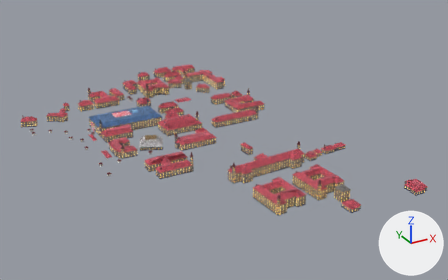
The glTF model assets/models/campus-fantasy.glb: old version first, new version second.
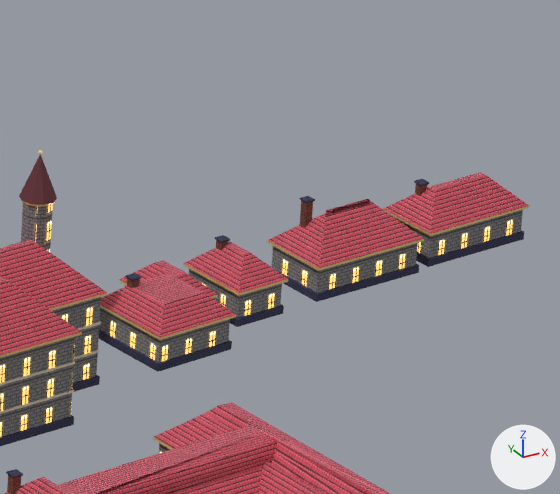
The first picture shows the older version from a camera (50 mm lens) standing at (-284.0, -719.0, 325.0) and looking at (74.0, -69.0, 0.0). The close-ups show the older and then the newer version on the part from 66% to 78% of the width and 45% to 62% of the height of that picture. Only the edits that show in the close-ups are written down. Arrows for +X, +Y and +Z are at lower right; the lights stay in place. Vertices at exactly the same position are counted once.

The older version as bpy lines, for what is in view:
```python
ob_b_relation_11863061 = bpy.data.objects.new('b_relation_11863061', me_b_relation_11863061)
ob_b_relation_11863061.location = (101.9, -233.2, 0.0)
ob_b_way_868488572 = bpy.data.objects.new('b_way_868488572', me_b_way_868488572)
ob_b_way_868488572.location = (139.9, -168.3, 0.0)
ob_b_way_868488573 = bpy.data.objects.new('b_way_868488573', me_b_way_868488573)
ob_b_way_868488573.location = (152.4, -165.0, 0.0)
ob_b_way_868488574 = bpy.data.objects.new('b_way_868488574', me_b_way_868488574)
ob_b_way_868488574.location = (169.4, -164.1, 0.0)
ob_b_way_868488575 = bpy.data.objects.new('b_way_868488575', me_b_way_868488575)
ob_b_way_868488575.location = (187.0, -162.9, 0.0)
# also in view: 'b_way_868488566' at (75.0, -170.0, 13.0)
```
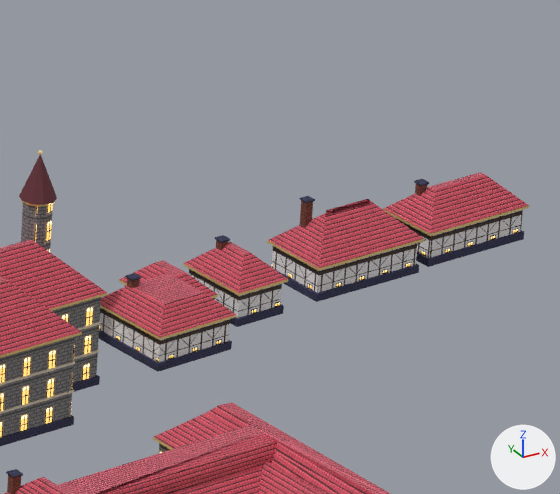
Location of each change, [x1, y1, x2, y2] in pixels of the close-ups (560 x 494 px):
part 1 of me_b_way_868488572, recoloured: [99, 307, 230, 362] in both
part 2 of me_b_way_868488573, recoloured: [189, 269, 282, 318] in both
part 3 of me_b_way_868488574, recoloured: [271, 243, 418, 293] in both
part 4 of me_b_way_868488575, recoloured: [409, 210, 523, 258] in both

Patch to the scene script:
```diff
--- a/assets/models/campus-fantasy.glb.py
+++ b/assets/models/campus-fantasy.glb.py
@@ img_timber_e9e6e8_glow @@
+img_timber_e9e6e8_glow = load_image('timber_e9e6e8_glow', '_unpacked/timber_e9e6e8_glow', 32, 32, 'sRGB')
@@ img_timber_e9e6e8 @@
+img_timber_e9e6e8 = load_image('timber_e9e6e8', '_unpacked/timber_e9e6e8', 32, 32, 'sRGB')
@@ mat_timber_e9e6e8 @@
+mat_timber_e9e6e8 = bpy.data.materials.new('timber_e9e6e8')
+# uses the picture img_timber_e9e6e8
+# uses the picture img_timber_e9e6e8_glow
@@ me_b_way_868488572 @@
 me_b_way_868488572.from_pydata(...)  # 104 vertices, 172 faces; spans x -7.1..6.7, y -7.5..8.4, z 0.0..8.2
 # used by ob_b_way_868488572; location = (139.9, -168.3, 0.0)
+# me_b_way_868488572 part 1: 22 faces spanning x -6.6..6.2, y -7.0..7.9, z 0.0..4.2 switch from mat_wall_dfdbde to mat_timber_e9e6e8
 me_b_way_868488572.materials.append(mat_plinth)
@@ me_b_way_868488573 @@
 me_b_way_868488573.from_pydata(...)  # 64 vertices, 100 faces; spans x -4.08..4.07, y -5.29..5.29, z 0.0..8.2
 # used by ob_b_way_868488573; location = (152.4, -165.0, 0.0)
+# me_b_way_868488573 part 2: 10 faces spanning x -3.55..3.54, y -4.76..4.76, z 0.0..4.2 switch from mat_wall_dfdbde to mat_timber_e9e6e8
 me_b_way_868488573.materials.append(mat_plinth)
@@ me_b_way_868488574 @@
 me_b_way_868488574.from_pydata(...)  # 88 vertices, 148 faces; spans x -8.4..8.4, y -5.1..5.1, z 0.0..10.4
 # used by ob_b_way_868488574; location = (169.4, -164.1, 0.0)
+# me_b_way_868488574 part 3: 10 faces spanning x -7.8..7.8, y -4.6..4.6, z 0.0..4.2 switch from mat_wall_dfdbde to mat_timber_e9e6e8
 me_b_way_868488574.materials.append(mat_plinth)
@@ me_b_way_868488575 @@
 me_b_way_868488575.from_pydata(...)  # 68 vertices, 108 faces; spans x -8.1..8.1, y -4.7..4.7, z 0.0..8.5
 # used by ob_b_way_868488575; location = (187.0, -162.9, 0.0)
+# me_b_way_868488575 part 4: 10 faces spanning x -7.5..7.5, y -4.2..4.2, z 0.0..4.2 switch from mat_wall_dfdbde to mat_timber_e9e6e8
 me_b_way_868488575.materials.append(mat_plinth)
```
